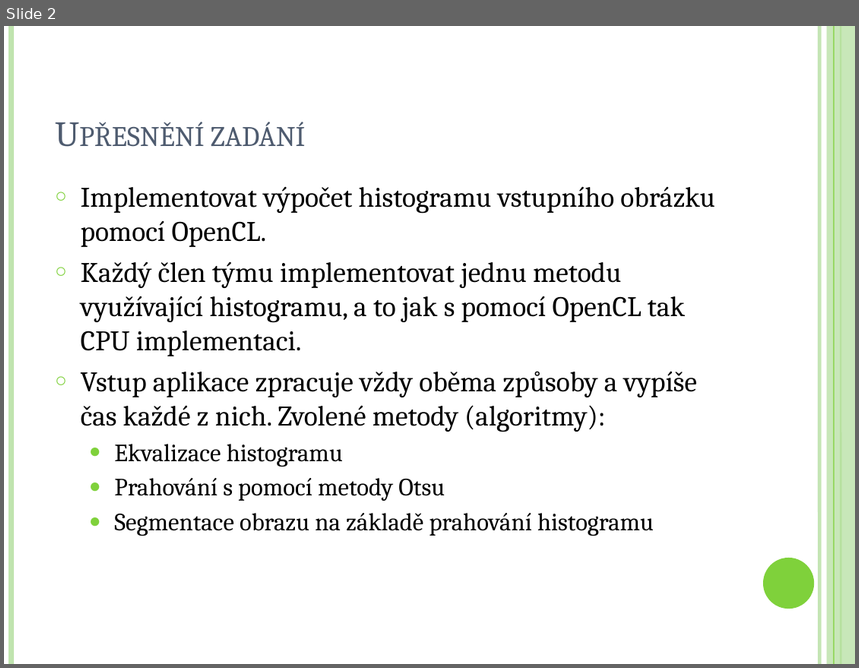
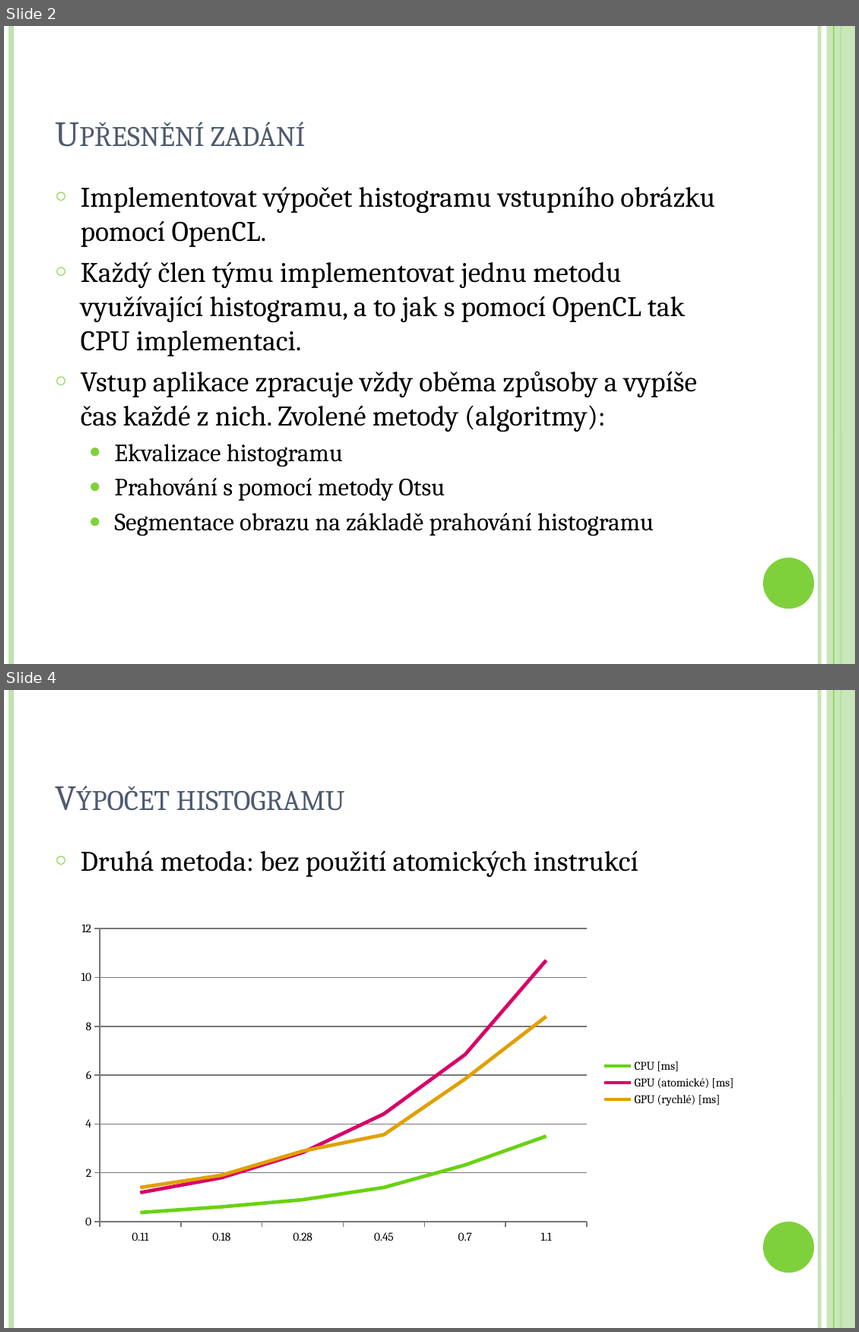
Before and after one commit to Stibius/GMU-HistogramAcceleration, a slide deck: gmu-prezentace.pptx. Shown one above the other, each under a label of ours: slide 2 before the commit, slides 2 and 4 after it; the slides between them are not shown. The pictures are 859x668 and 859x1332 pixels, drawn with LibreOffice and Linux fonts; fonts in the diff are those of the drawing. Boxes give left, top, right and bottom in pixels: in the first picture for what was removed or moved away, otherwise in the second. Text is boxed around its words. In the diff, an @@ line names an element or a change of style, - is before the commit and + after.

```diff
--- a/gmu-prezentace.pptx
+++ b/gmu-prezentace.pptx
@@ slide 4 added at <box>4,690,855,1328</box>, background #FFFFFF; not listed: 6 template elements that a slide beside it also shows @@
@@ title added at <box>177,790,345,811</box>, 30 pt, text #4E5B6F, small capitals @@
+Výpočet histogramu
@@ text added at <box>81,850,639,877</box>, 24 pt, text #000000 @@
+○ Druhá metoda: bez použití atomických instrukcí
@@ line chart added at <box>68,916,746,1251</box> @@
+categories: 0.11, 0.18, 0.28000000000000003, 0.45, 0.7, 1.1000000000000001
+CPU [ms]: 0.4, 0.6, 0.9, 1.4, 2.3, 3.5
+GPU (atomické) [ms]: 1.2, 1.8, 2.8, 4.4, 6.8, 10.7
+GPU (rychlé) [ms]: 1.4, 1.9, 2.9, 3.6, 5.8, 8.4
```
Also in this commit, not shown: 3 slides changed, 1 other slide added, 2 other files.
